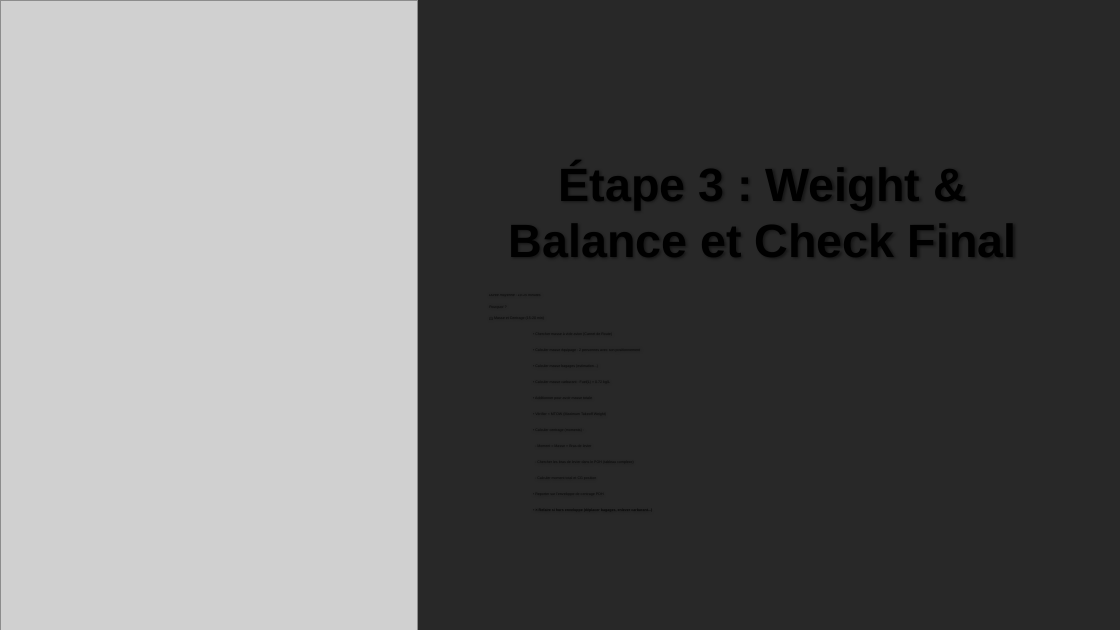
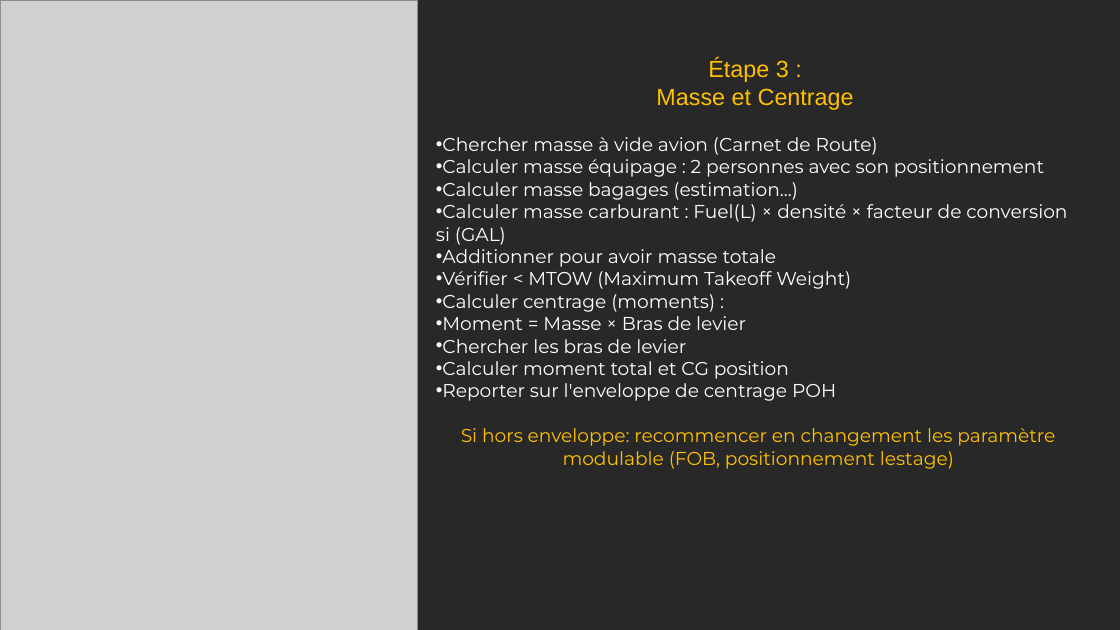
Before and after one commit to Ne0hermes/alflight, a slide deck: slide 12 of ALFlight_Presentation_Complete.pptx (slide 13 before the commit). Drawn at 1120x630 pixels with LibreOffice and Linux fonts; fonts in the diff are those of the drawing; grey boxes stand for pictures. Boxes give left, top, right and bottom in pixels: in the first picture for what was removed or moved away, otherwise in the second. Text is boxed around its words. In the diff, an @@ line names an element or a change of style, - is before the commit and + after.

```diff
--- a/ALFlight_Presentation_Complete.pptx
+++ b/ALFlight_Presentation_Complete.pptx
@@ text added at (x1=436, y1=59, x2=1067, y2=469), 16 pt, text #FFFFFF @@
+Étape 3 :
+Masse et Centrage
+• Chercher masse à vide avion (Carnet de Route)
+• Calculer masse équipage : 2 personnes avec son positionnement
+• Calculer masse bagages (estimation...)
+• Calculer masse carburant : Fuel(L) × densité × facteur de conversion si (GAL)
+• Additionner pour avoir masse totale
+• Vérifier < MTOW (Maximum Takeoff Weight)
+• Calculer centrage (moments) :
+• Moment = Masse × Bras de levier
+• Chercher les bras de levier
+• Calculer moment total et CG position
+• Reporter sur l'enveloppe de centrage POH
+Si hors enveloppe: recommencer en changement les paramètre modulable (FOB, positionnement lestage)
@@ title removed at (x1=509, y1=159, x2=1017, y2=267) @@
-Étape 3 : Weight & Balance et Check Final
```
Also in this commit, not shown: 16 other slides changed, 10 slides added, 17 slides removed, 6 other files.
